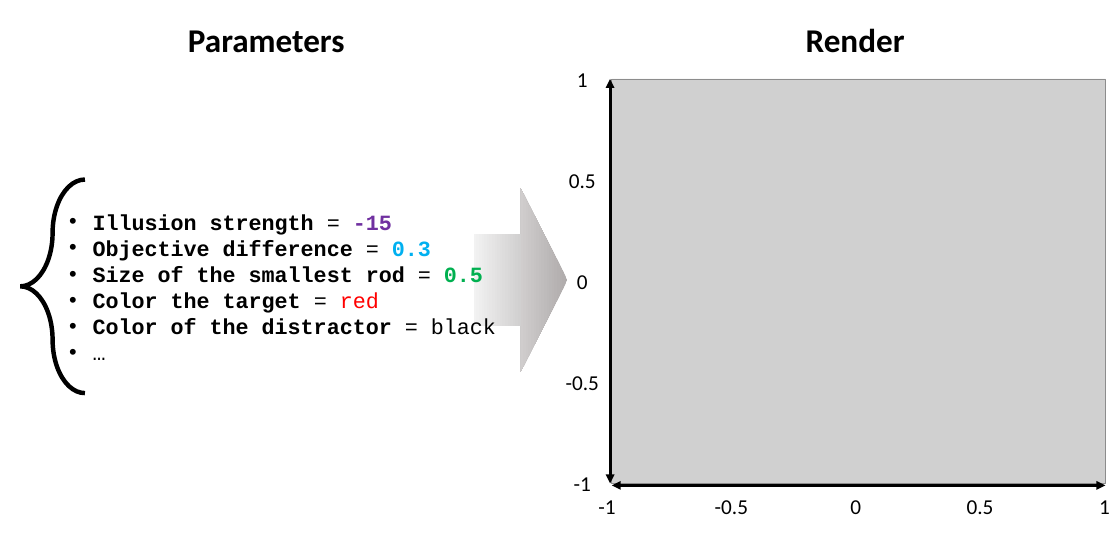
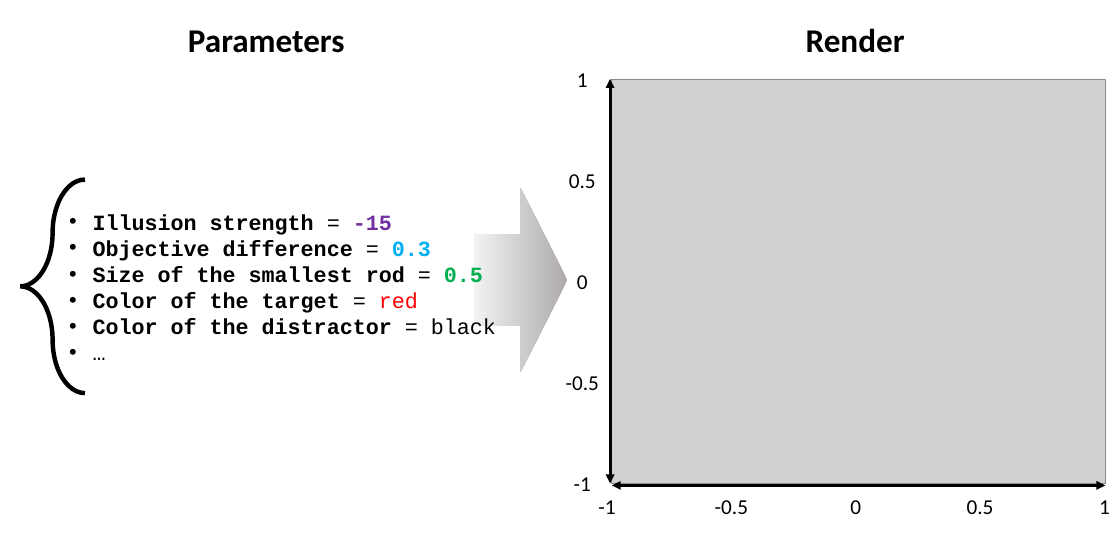
Before and after one commit to RealityBending/Pyllusion, a slide deck: slide 2 of paper/figures.pptx. Drawn at 1120x560 pixels with LibreOffice and Linux fonts; fonts in the diff are those of the drawing; grey boxes stand for pictures. Boxes give left, top, right and bottom in pixels: in the first picture for what was removed or moved away, otherwise in the second. Text is boxed around its words. In the diff, an @@ line names an element or a change of style, - is before the commit and + after.

```diff
--- a/paper/figures.pptx
+++ b/paper/figures.pptx
@@ text at (x1=93, y1=292, x2=418, y2=313): text changed @@
-• Color the target = red
+• Color of the target = red
```
Also in this commit, not shown: 1 slide added, 3 other files.
